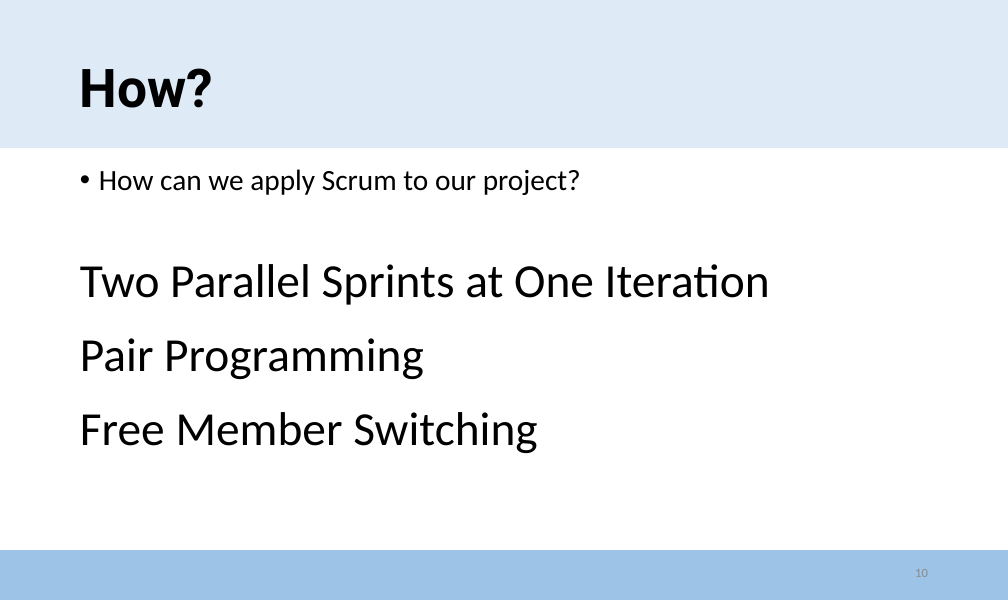
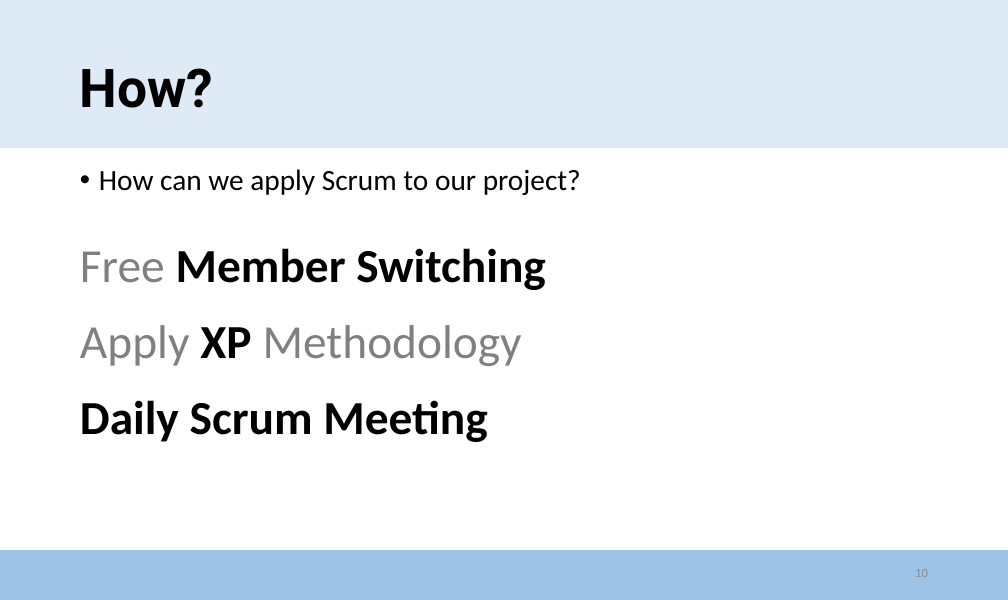
Before and after one commit to zeca9189/2016CSE406project, a slide deck: slide 10 of Intermediate Presentation/Presentation_AhnYounGeun.pptx. Drawn at 1008x600 pixels with LibreOffice and Linux fonts; fonts in the diff are those of the drawing. Boxes give left, top, right and bottom in pixels: in the first picture for what was removed or moved away, otherwise in the second. Text is boxed around its words. In the diff, an @@ line names an element or a change of style, - is before the commit and + after.

```diff
--- a/Intermediate Presentation/Presentation_AhnYounGeun.pptx
+++ b/Intermediate Presentation/Presentation_AhnYounGeun.pptx
@@ text "Free Member Switching": place and size @@
-text "Free Member Switching" at bbox=[80, 412, 537, 453]
+text "Free Member Switching" at bbox=[80, 248, 546, 290]
@@ text "Free Member Switching" at bbox=[80, 248, 546, 290]: text colour #000000 to #808080 in "Free"; bold on in "Member Switching" @@
@@ text removed at bbox=[80, 264, 770, 305] @@
-Two Parallel Sprints at One Iteration
@@ text at bbox=[80, 325, 522, 366]: text changed; text colour #000000 to #808080 @@
-Pair Programming
+Apply XP Methodology
@@ text added at bbox=[80, 400, 487, 442], 32 pt, text #000000, bold @@
+Daily Scrum Meeting
```
Also in this commit, not shown: 7 other slides changed, 9 slides added, 15 slides removed, 17 other files.
